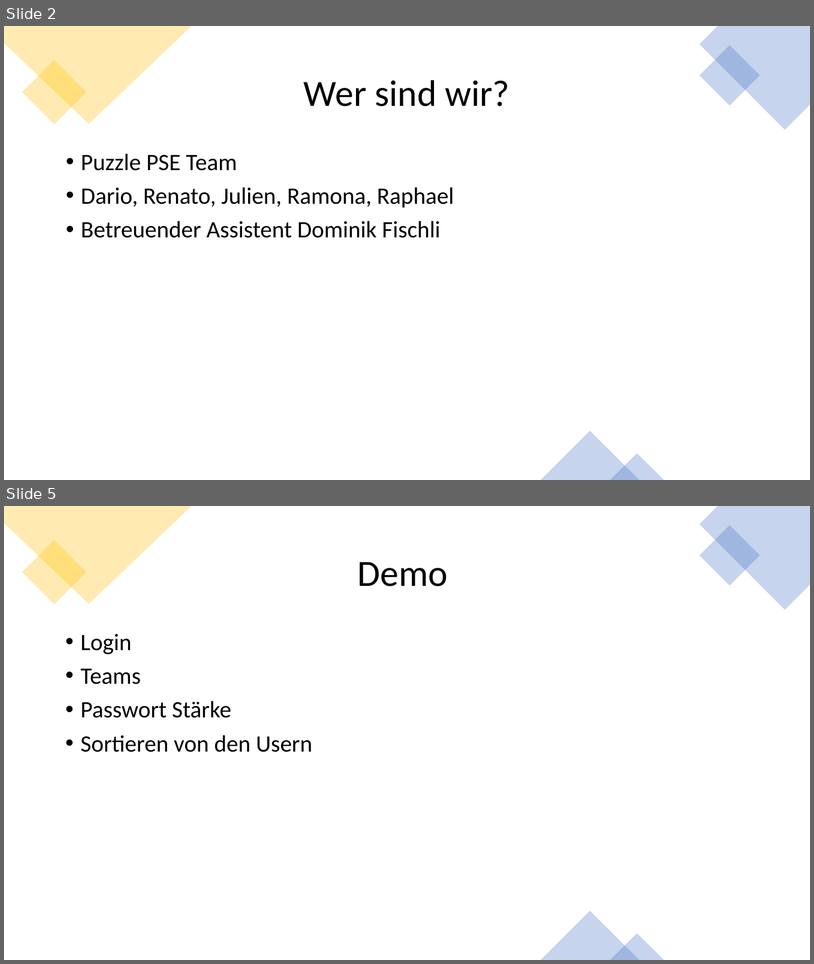
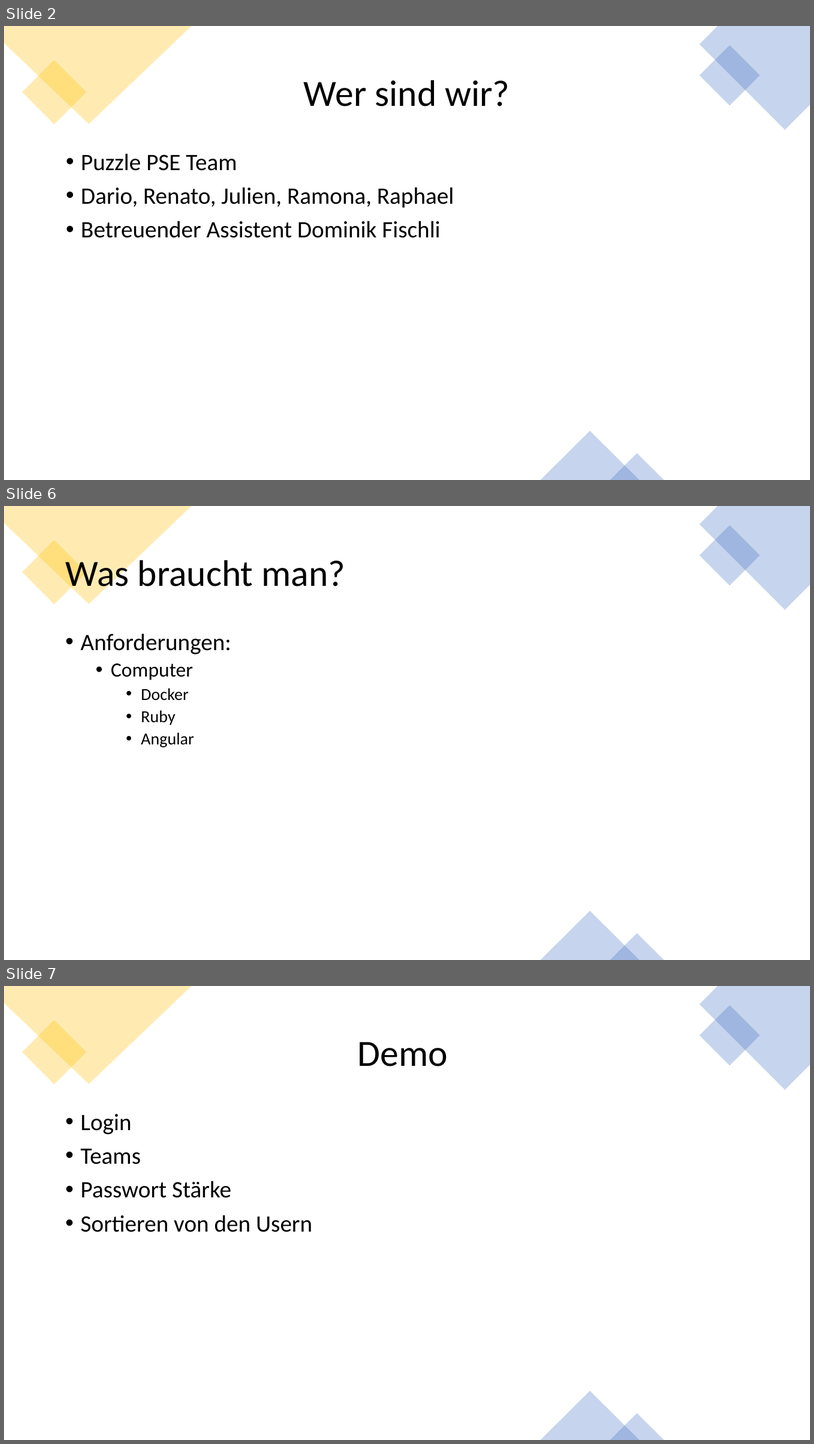
Before and after one commit to RamonaChristen/PSE-Documents, a slide deck: Presentations/Demo.pptx. Shown one above the other, each under a label of ours: slides 2 and 5 before the commit, slides 2, 6 and 7 after it; the slides between them are not shown. The pictures are 814x964 and 814x1444 pixels, drawn with LibreOffice and Linux fonts; fonts in the diff are those of the drawing. Boxes give left, top, right and bottom in pixels: in the first picture for what was removed or moved away, otherwise in the second. Text is boxed around its words. In the diff, an @@ line names an element or a change of style, - is before the commit and + after.

```diff
--- a/Presentations/Demo.pptx
+++ b/Presentations/Demo.pptx
@@ slide 6 added at [4,506,810,960], background #FFFFFF @@
@@ freeform shape added at [4,506,192,604], fill #FFC000 at 30% opacity @@
@@ freeform shape added at [699,506,810,610], fill #4472C4 at 30% opacity @@
@@ rectangle added at [22,540,86,604], fill #FFC000 at 30% opacity @@
@@ rectangle added at [700,525,761,586], fill #4472C4 at 30% opacity @@
@@ title added at [65,555,346,595], 44 pt, text #000000 @@
+Was braucht man?
@@ text added at [81,633,231,747], 20 pt, text #000000 @@
+• Anforderungen:
+  • Computer
+    • Docker
+    • Ruby
+    • Angular
@@ triangle added at [541,911,640,960], fill #4472C4 at 30% opacity @@
@@ triangle added at [611,933,665,960], fill #4472C4 at 30% opacity @@
@@ what was slide 5 is now slide 7 @@
```
Also in this commit, not shown: 3 slides changed, 4 other slides added.
